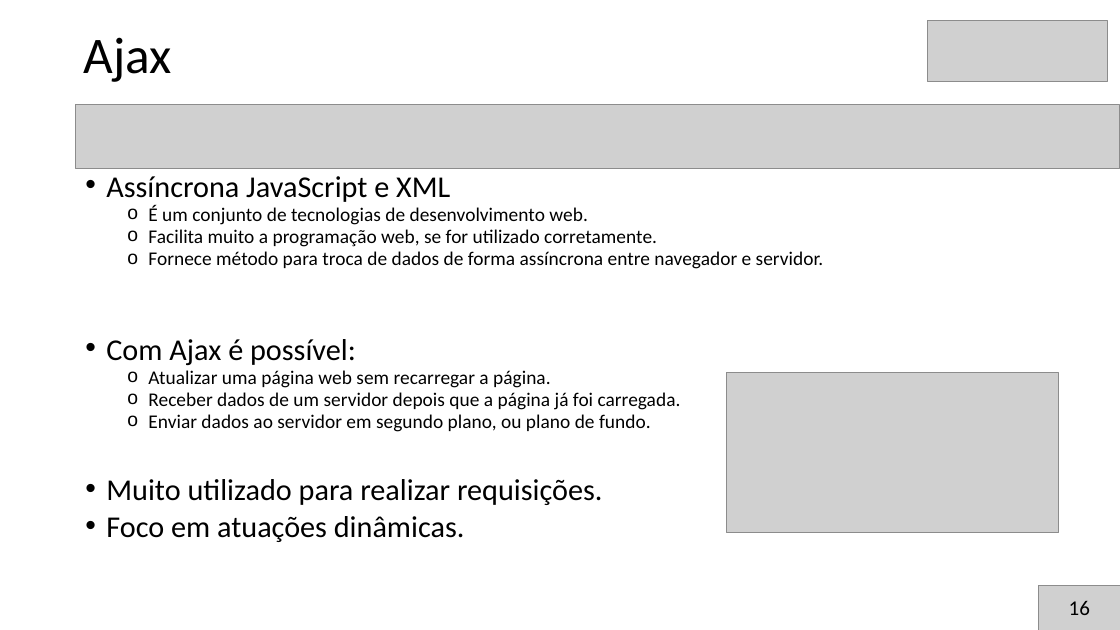
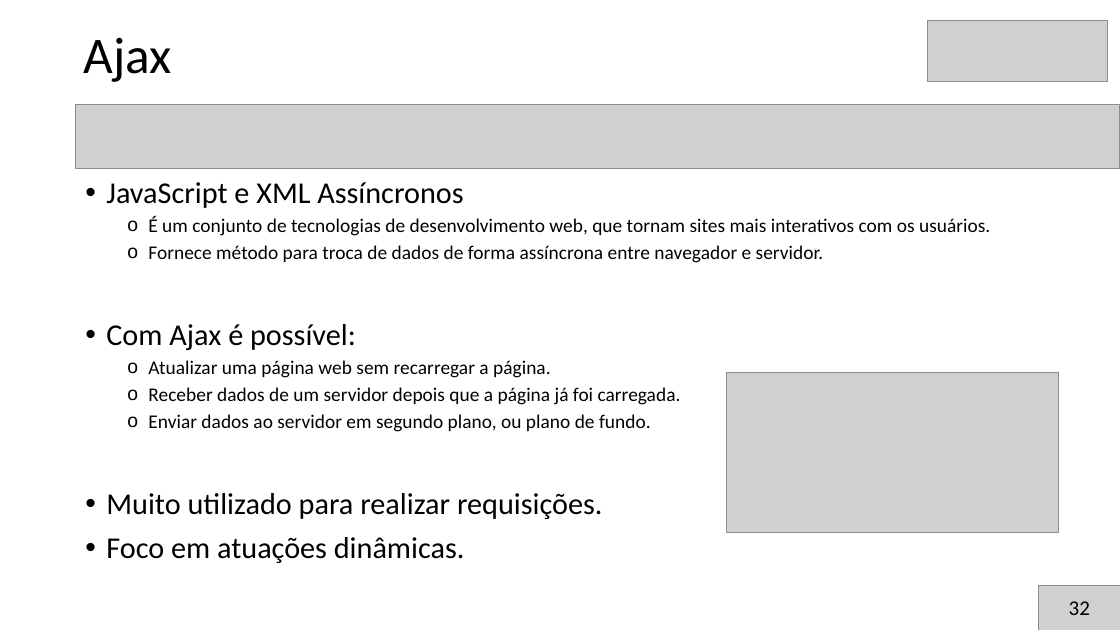
Before and after one commit to brunoslima/Secompp-Minicursos, a slide deck: slide 33 of Desenvolvimento de Aplicação MVC com PHP5 e AJAX/Apresentação/apresentacao2.pptx (slide 35 before the commit). Drawn at 1120x630 pixels with LibreOffice and Linux fonts; fonts in the diff are those of the drawing; grey boxes stand for pictures. Boxes give left, top, right and bottom in pixels: in the first picture for what was removed or moved away, otherwise in the second. Text is boxed around its words. In the diff, an @@ line names an element or a change of style, - is before the commit and + after.

```diff
--- a/Desenvolvimento de Aplicação MVC com PHP5 e AJAX/Apresentação/apresentacao2.pptx
+++ b/Desenvolvimento de Aplicação MVC com PHP5 e AJAX/Apresentação/apresentacao2.pptx
@@ text at bbox=[106, 182, 990, 236]: text changed @@
-• Assíncrona JavaScript e XML
-  o É um conjunto de tecnologias de desenvolvimento web.
-  o Facilita muito a programação web, se for utilizado corretamente.
+• JavaScript e XML Assíncronos
+  o É um conjunto de tecnologias de desenvolvimento web, que tornam sites mais interativos com os usuários.
@@ text at bbox=[106, 245, 824, 563]: line spacing 0.7 to 0.9 @@
@@ text at bbox=[1069, 601, 1090, 615]: text changed @@
-16
+32
```
Also in this commit, not shown: 25 other slides changed, 4 slides removed.
